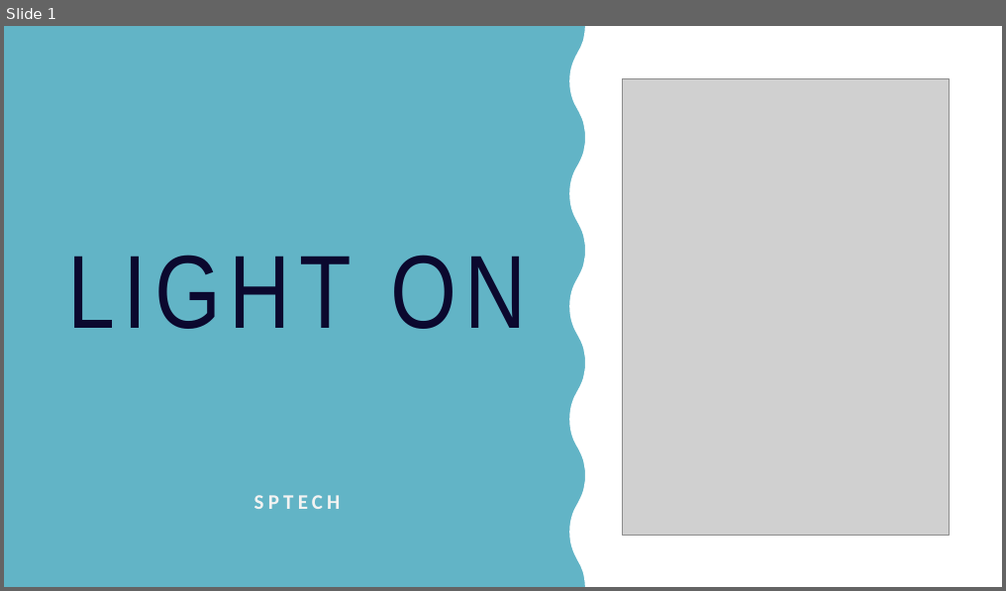
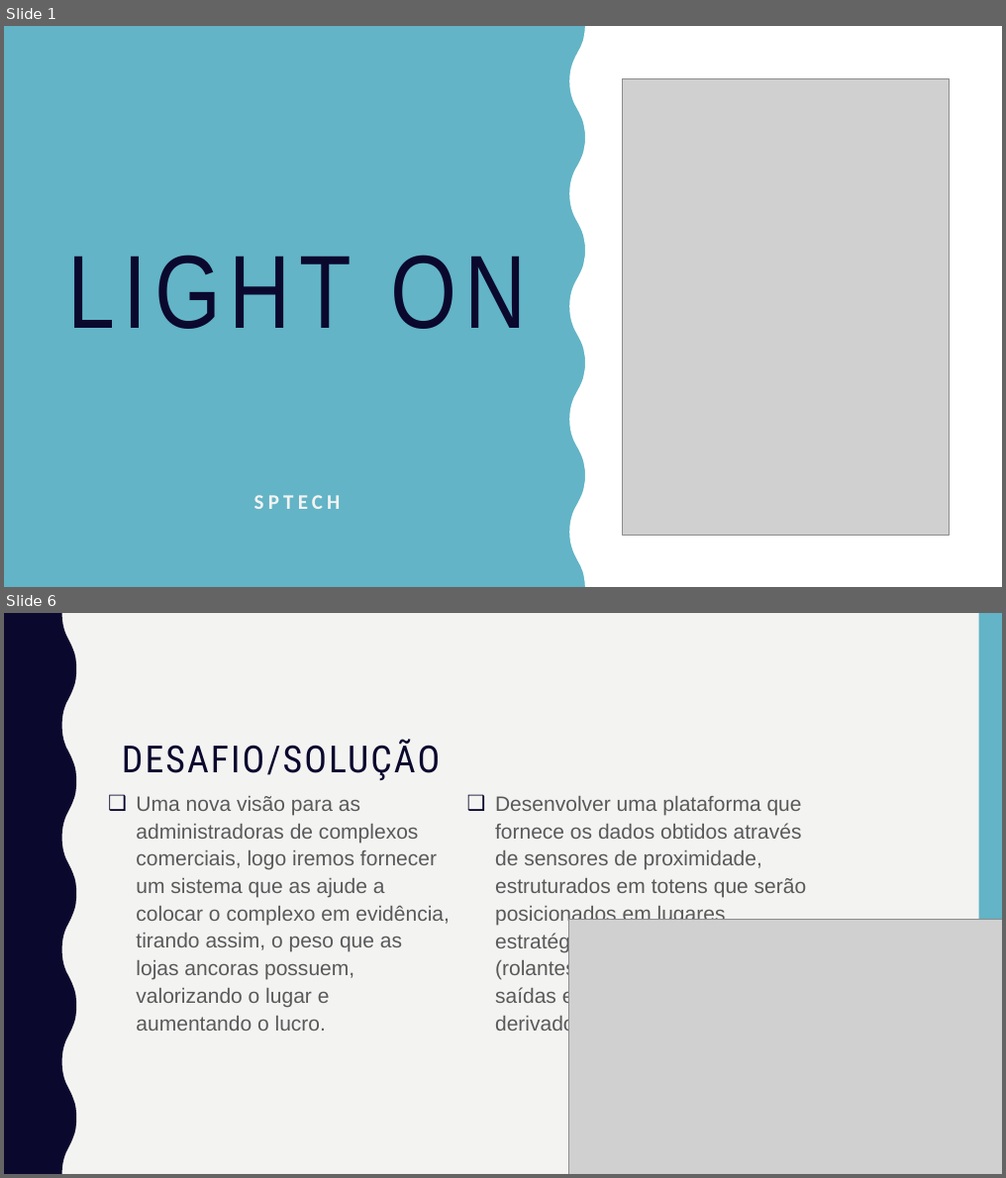
Before and after one commit to caiqueoak03/Projeto-PI, a slide deck: Documentação/Light ON.pptx. Shown one above the other, each under a label of ours: slide 1 before the commit, slides 1 and 6 after it; the slides between them are not shown. The pictures are 1006x591 and 1006x1178 pixels, drawn with LibreOffice and Linux fonts; fonts in the diff are those of the drawing; grey boxes stand for pictures. Boxes give left, top, right and bottom in pixels: in the first picture for what was removed or moved away, otherwise in the second. Text is boxed around its words. In the diff, an @@ line names an element or a change of style, - is before the commit and + after.

```diff
--- a/Documentação/Light ON.pptx
+++ b/Documentação/Light ON.pptx
@@ slide 6 added at (x1=4, y1=613, x2=1002, y2=1174), background #F3F3F2 @@
@@ freeform shape added at (x1=4, y1=613, x2=76, y2=1174), fill #0B082E @@
@@ rectangle added at (x1=979, y1=613, x2=1002, y2=1174), fill #62B4C6 @@
@@ title added at (x1=122, y1=739, x2=440, y2=781), 36 pt, text #0B082E @@
+DESAFIO/SOLUÇÃO
@@ text added at (x1=136, y1=796, x2=450, y2=1031), 20 pt, text #595959 @@
+❑ Uma nova visão para as administradoras de complexos comerciais, logo iremos fornecer um sistema que as ajude a colocar o complexo em evidência, tirando assim, o peso que as lojas ancoras possuem, valorizando o lugar e aumentando o lucro.
@@ text added at (x1=495, y1=796, x2=807, y2=1035), 20 pt, text #595959 @@
+❑ Desenvolver uma plataforma que fornece os dados obtidos através de sensores de proximidade, estruturados em totens que serão posicionados em lugares estratégicos, como escadas (rolantes ou estáticas), entradas / saídas e outros locais que sejam derivados do mesmo.
@@ picture added at (x1=569, y1=919, x2=1002, y2=1174) @@
```
Also in this commit, not shown: 11 other slides added, 8 slides removed, 1 other file.
